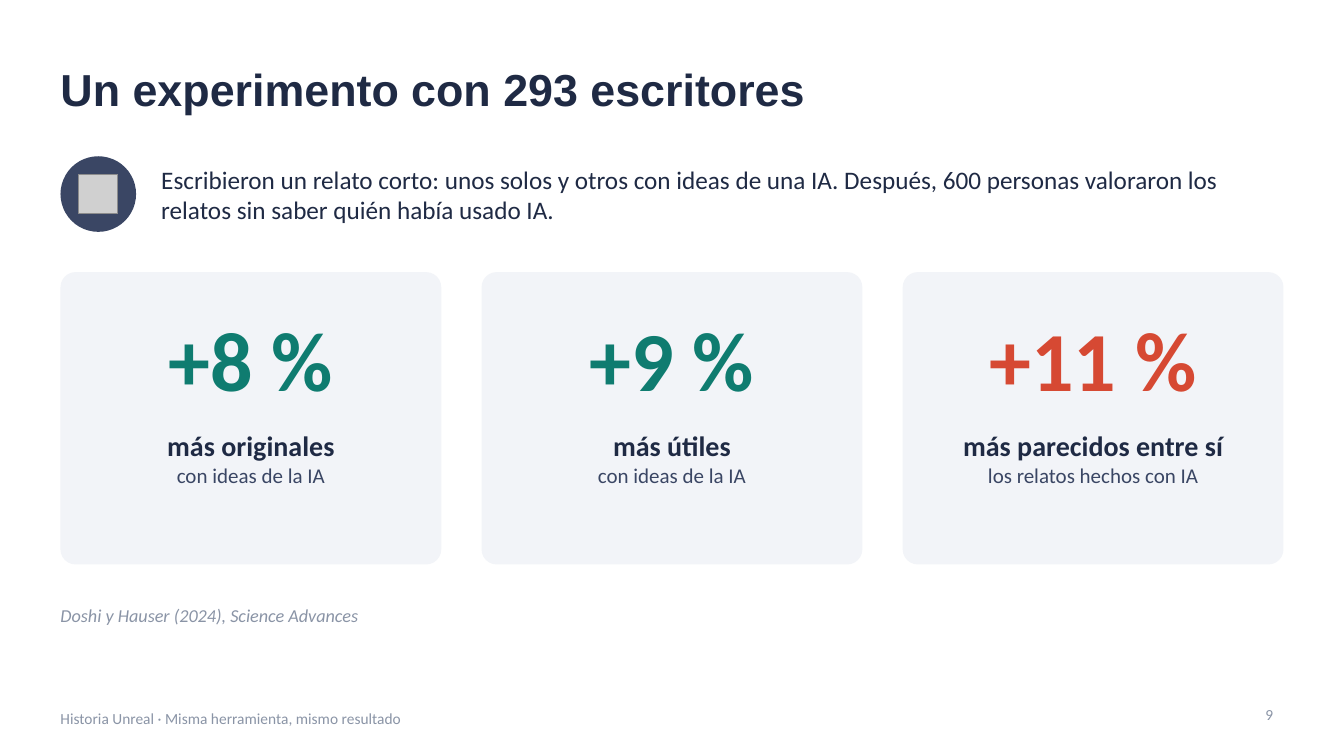
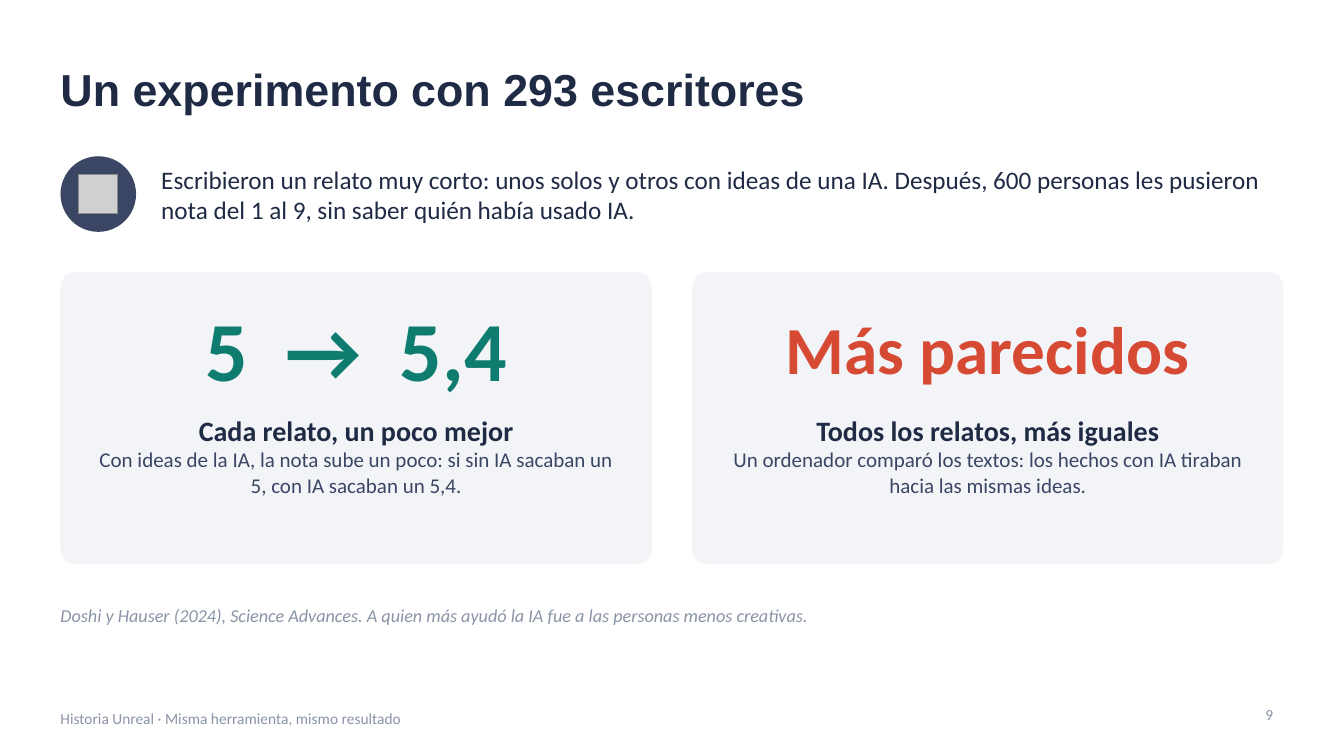
Before and after one commit to jjnieto/creatividad-ofimatica-ia, a slide deck: slide 9 of diapositivas/historia_unreal.pptx. Drawn at 1344x756 pixels with LibreOffice and Linux fonts; fonts in the diff are those of the drawing; grey boxes stand for pictures. Boxes give left, top, right and bottom in pixels: in the first picture for what was removed or moved away, otherwise in the second. Text is boxed around its words. In the diff, an @@ line names an element or a change of style, - is before the commit and + after.

```diff
--- a/diapositivas/historia_unreal.pptx
+++ b/diapositivas/historia_unreal.pptx
@@ text at (x1=161, y1=171, x2=1258, y2=223): text changed @@
-Escribieron un relato corto: unos solos y otros con ideas de una IA. Después, 600 personas valoraron los relatos sin saber quién había usado IA.
+Escribieron un relato muy corto: unos solos y otros con ideas de una IA. Después, 600 personas les pusieron nota del 1 al 9, sin saber quién había usado IA.
@@ rounded rectangle resized from (x1=60, y1=272, x2=442, y2=565) to (x1=60, y1=272, x2=652, y2=565) @@
@@ rounded rectangle removed at (x1=482, y1=272, x2=863, y2=565) @@
@@ rounded rectangle resized from (x1=903, y1=272, x2=1285, y2=565) to (x1=693, y1=272, x2=1285, y2=565) @@
@@ text at (x1=205, y1=326, x2=507, y2=392): text changed @@
-+8 %
+5 → 5,4
@@ text at (x1=786, y1=327, x2=1189, y2=385): text changed; size 60 to 48 pt @@
-+11 %
+Más parecidos
@@ text removed at (x1=590, y1=336, x2=674, y2=391) @@
-+9 %
@@ text at (x1=99, y1=421, x2=612, y2=496): text changed @@
-más originales
-con ideas de la IA
+Cada relato, un poco mejor
+Con ideas de la IA, la nota sube un poco: si sin IA sacaban un 5, con IA sacaban un 5,4.
@@ text removed at (x1=598, y1=436, x2=745, y2=483) @@
-más útiles
-con ideas de la IA
@@ text at (x1=733, y1=421, x2=1242, y2=493): text changed @@
-más parecidos entre sí
-los relatos hechos con IA
+Todos los relatos, más iguales
+Un ordenador comparó los textos: los hechos con IA tiraban hacia las mismas ideas.
@@ text at (x1=60, y1=609, x2=808, y2=625): text changed @@
-Doshi y Hauser (2024), Science Advances
+Doshi y Hauser (2024), Science Advances. A quien más ayudó la IA fue a las personas menos creativas.
```
